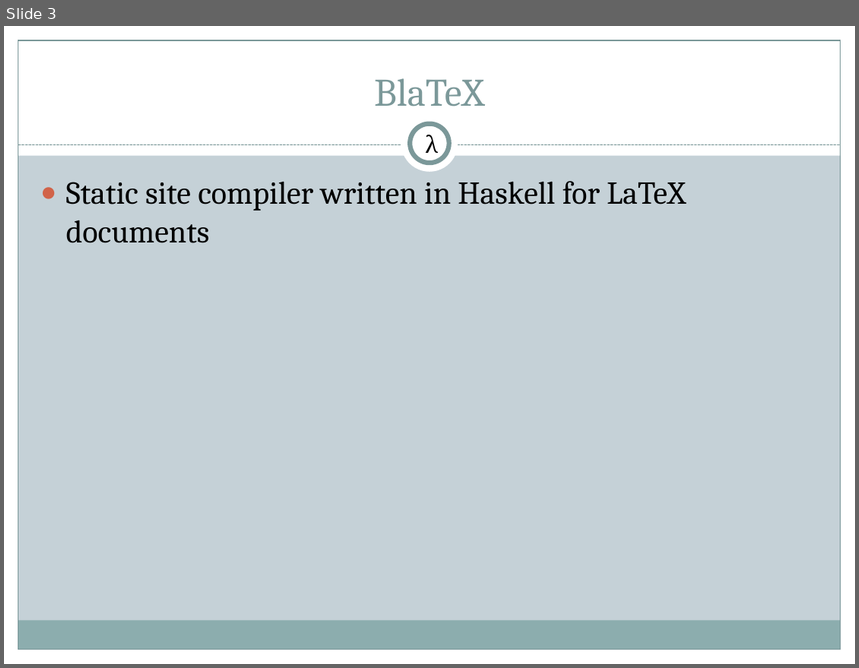
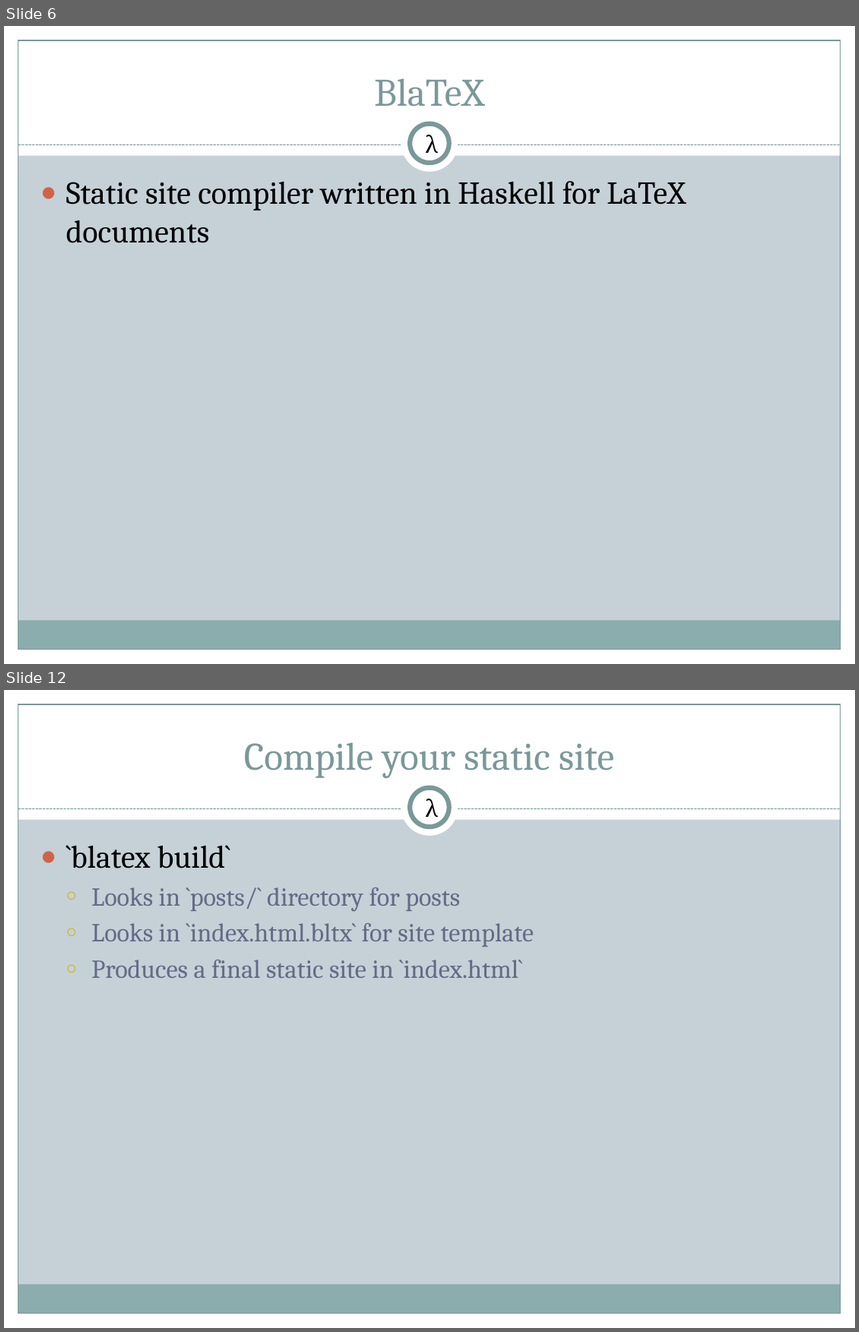
Before and after one commit to 2016rshah/Meta-BlaTeX, a slide deck: Presentations/Final_Presentation.pptx. Shown one above the other, each under a label of ours: slide 3 before the commit, slides 6 and 12 after it; the slides between them are not shown. The pictures are 859x668 and 859x1332 pixels, drawn with LibreOffice and Linux fonts; fonts in the diff are those of the drawing. Boxes give left, top, right and bottom in pixels: in the first picture for what was removed or moved away, otherwise in the second. Text is boxed around its words. In the diff, an @@ line names an element or a change of style, - is before the commit and + after.

```diff
--- a/Presentations/Final_Presentation.pptx
+++ b/Presentations/Final_Presentation.pptx
@@ slide 12 added at <box>4,690,855,1328</box>, background #C5D1D7; not listed: 9 template elements that a slide beside it also shows @@
@@ title added at <box>244,742,614,778</box>, 33 pt, text #7C999A @@
+Compile your static site
@@ text added at <box>426,799,439,823</box>, 20 pt, text #000000 @@
+λ
@@ text added at <box>66,845,534,978</box>, 22 pt, text #646B86 @@
+● `blatex build`
+  ○ Looks in `posts/` directory for posts
+  ○ Looks in `index.html.bltx` for site template
+  ○ Produces a final static site in `index.html`
@@ what was slide 3 is now slide 6 @@
```
Also in this commit, not shown: 1 slide changed, 11 other slides added.
